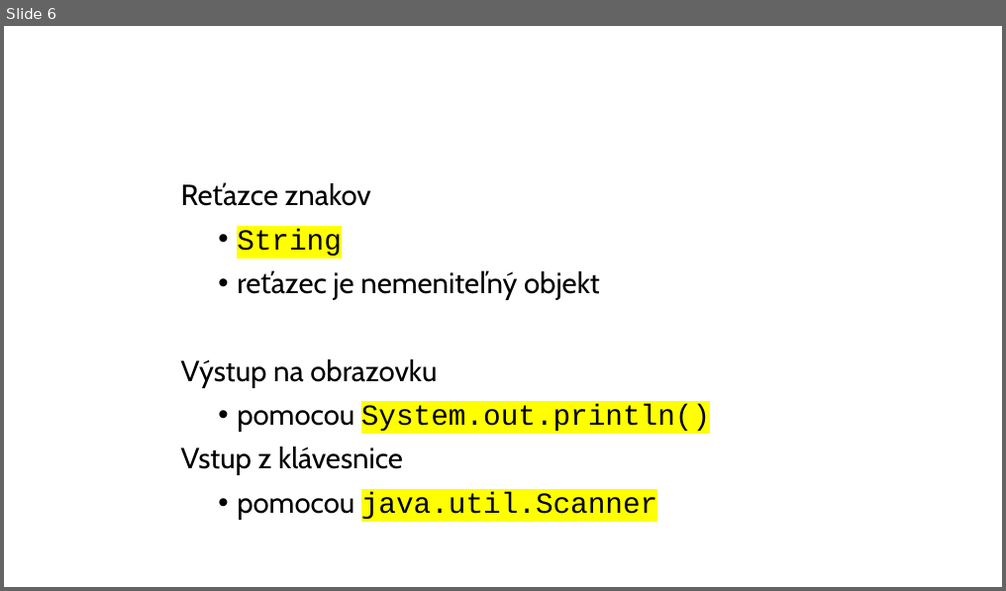
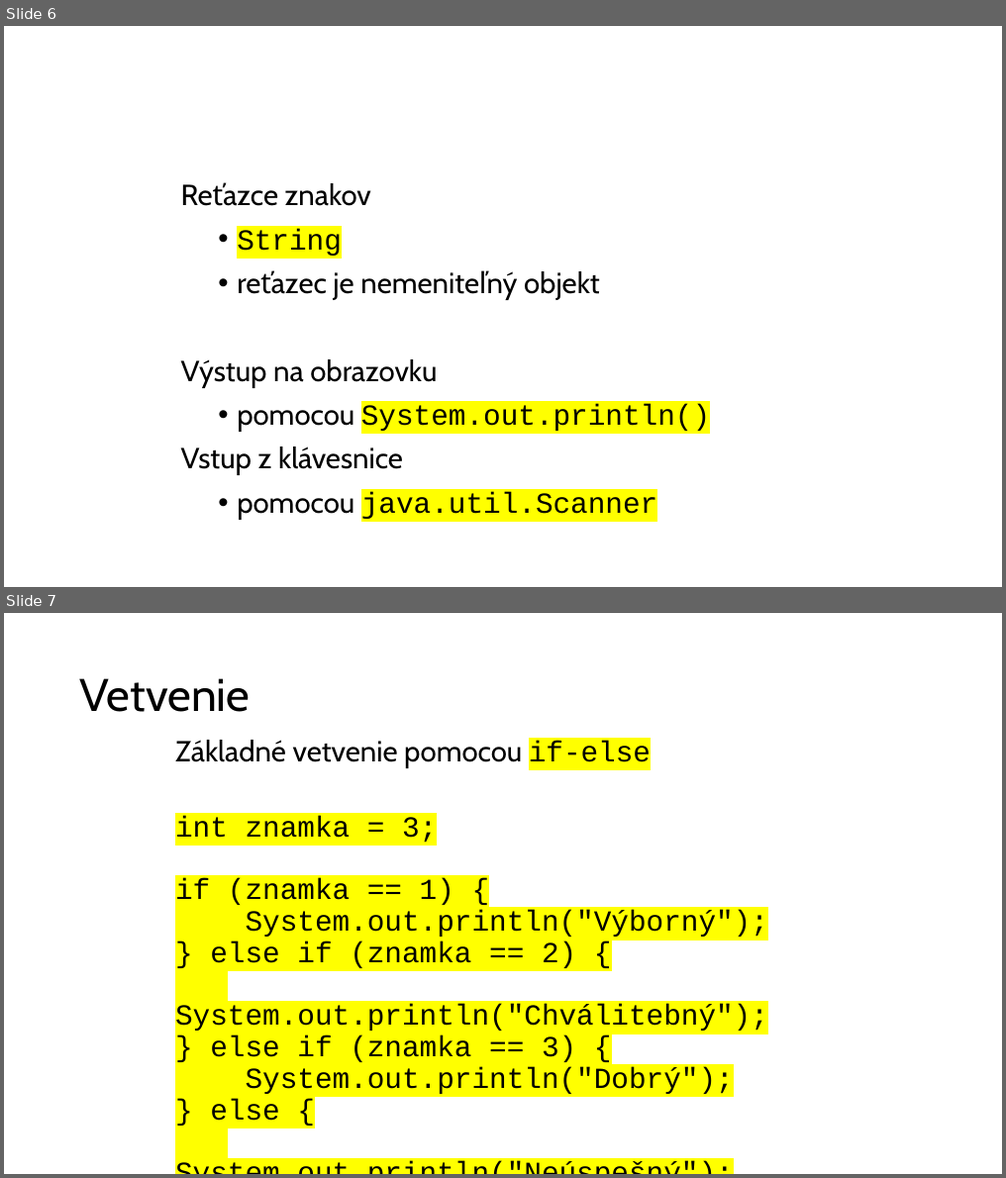
Before and after one commit to wagjo/oop, a slide deck: prezentacie/c02w.pptx. Shown one above the other, each under a label of ours: slide 6 before the commit, slides 6 and 7 after it. The pictures are 1006x591 and 1006x1178 pixels, drawn with LibreOffice and Linux fonts; fonts in the diff are those of the drawing. Boxes give left, top, right and bottom in pixels: in the first picture for what was removed or moved away, otherwise in the second. Text is boxed around its words. In the diff, an @@ line names an element or a change of style, - is before the commit and + after.

Commit message:
C02 C03 pptx

```diff
--- a/prezentacie/c02w.pptx
+++ b/prezentacie/c02w.pptx
@@ slide 7 added at [4,613,1002,1174], background #FFFFFF @@
@@ title added at [80,678,250,712], 44 pt, text #000000 @@
+Vetvenie
@@ text added at [175,740,768,1094], 28 pt, text #000000 @@
+Základné vetvenie pomocou if-else
+int znamka = 3;
+if (znamka == 1) {
+System.out.println("Výborný");
+} else if (znamka == 2) {
+System.out.println("Chválitebný");
+} else if (znamka == 3) {
+System.out.println("Dobrý");
+} else {
+System.out.println("Neúspešný");
+}
```
Also in this commit, not shown: 3 other slides added, 3 other files.
